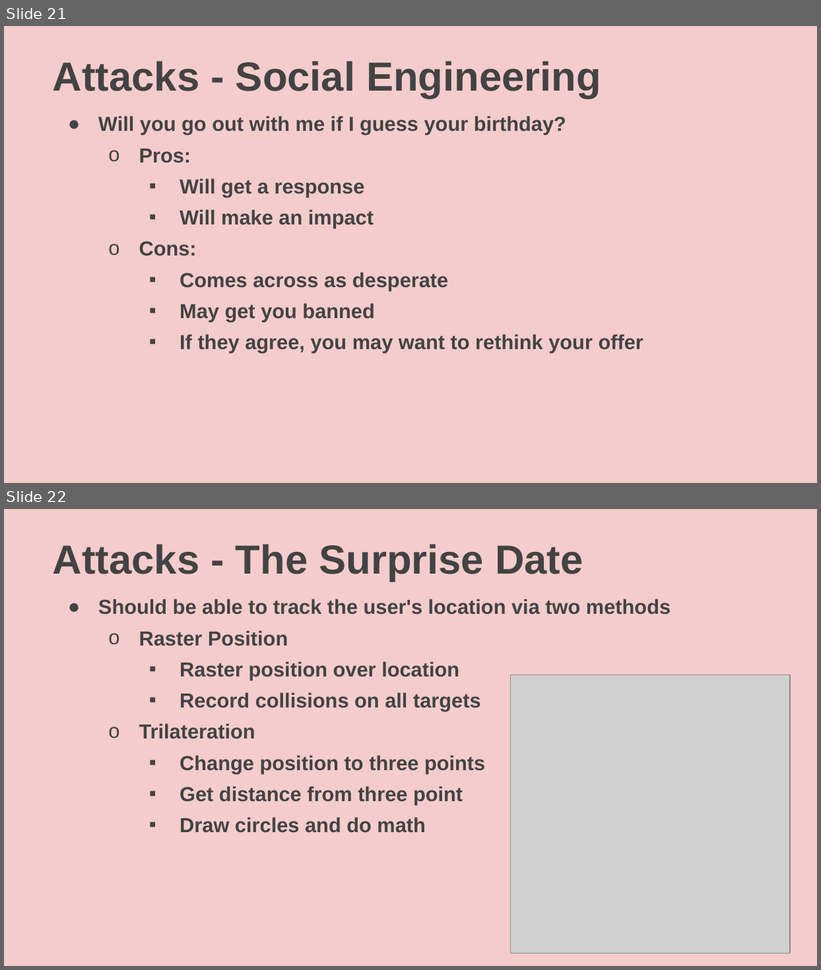
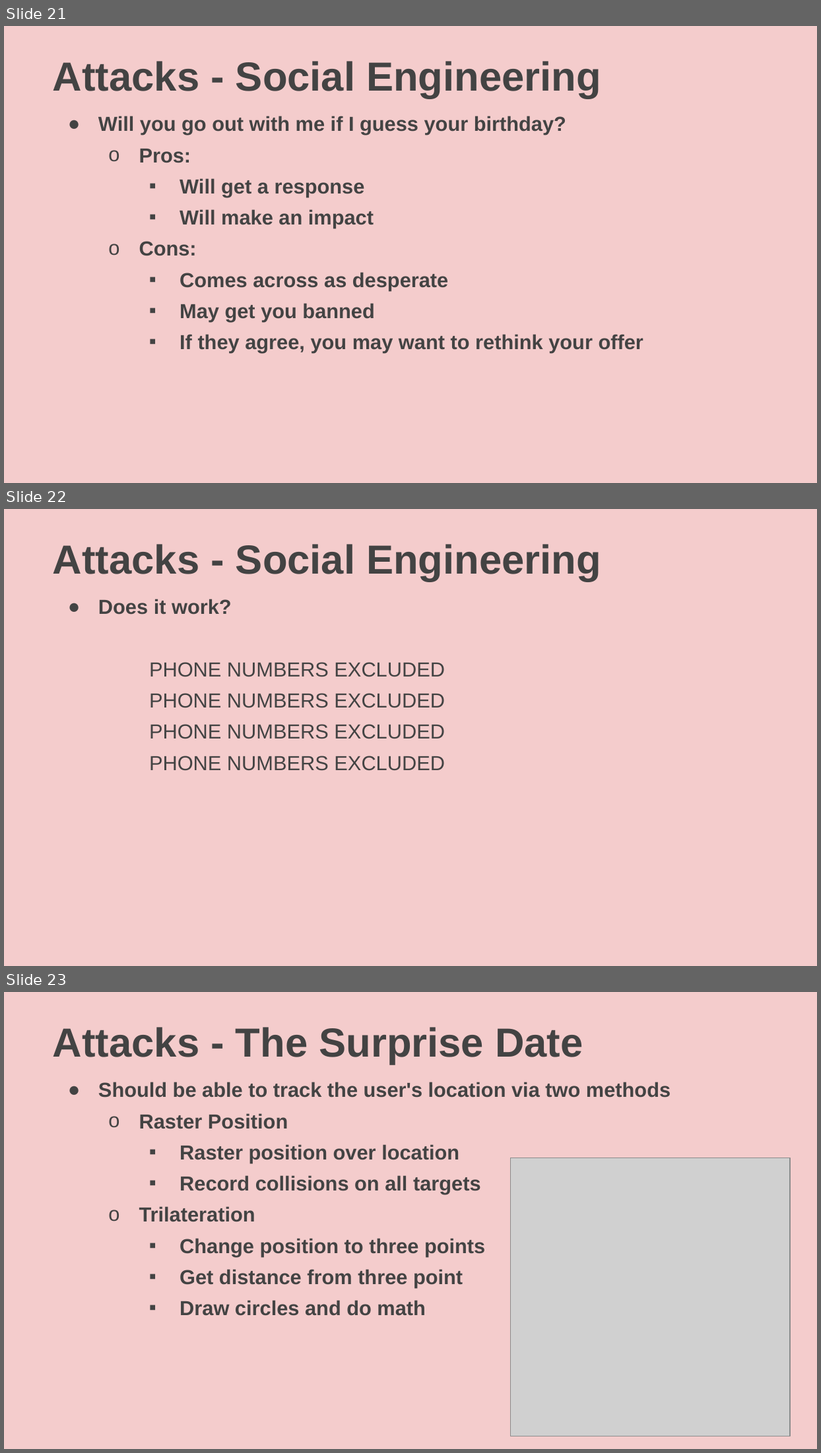
Before and after one commit to rickhousley/creepr, a slide deck: docs/slides.pptx. Shown one above the other, each under a label of ours: slides 21 and 22 before the commit, slides 21, 22 and 23 after it. The pictures are 821x970 and 821x1453 pixels, drawn with LibreOffice and Linux fonts; fonts in the diff are those of the drawing; grey boxes stand for pictures. Boxes give left, top, right and bottom in pixels: in the first picture for what was removed or moved away, otherwise in the second. Text is boxed around its words. In the diff, an @@ line names an element or a change of style, - is before the commit and + after.

```diff
--- a/docs/slides.pptx
+++ b/docs/slides.pptx
@@ slide 22 added at [4,509,817,966], background #F4CCCC @@
@@ title added at [53,544,601,581], 36 pt, text #434343, bold @@
+Attacks - Social Engineering
@@ text added at [98,599,445,771], 18 pt, text #434343 @@
+● Does it work?
+PHONE NUMBERS EXCLUDED
+PHONE NUMBERS EXCLUDED
+PHONE NUMBERS EXCLUDED
+PHONE NUMBERS EXCLUDED
@@ what was slide 22 is now slide 23 @@
```
Also in this commit, not shown: 3 slides changed, 4 other slides added, 1 slide removed, 2 other files.
